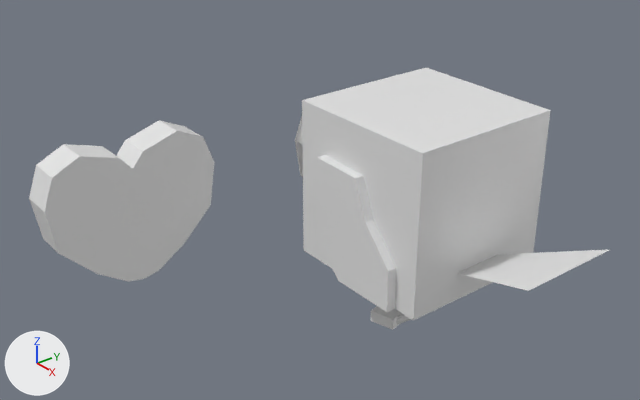
An edit to the Blender file owl-demo.blend, drawn before and after from the same camera.
One viewpoint serves both versions: a 50 mm camera at (6.81, -6.88, 5.51) aimed at (0.08, -1.58, 1.3). Arrows for +X, +Y and +Z are at lower left; the lights stay in place.

Objects in the first picture: 'Body', 'Face', 'Face.001', 'Tail', 'Wing-left', '柱体', '立方体'.
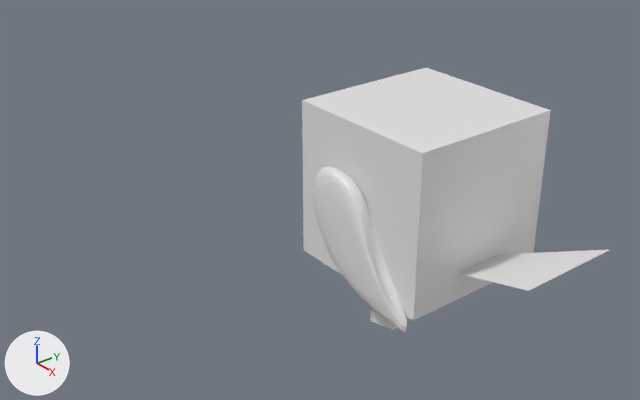
The edits, one by one:
me_cube_002 has 18 vertices, 16 faces and spans x -1.09..1.05, y -1.0..1.0, z -1.0..1.07.
me_cube_002 is used by ob_wing_left; location (0.0, -1.0, 0.704); scale (0.666, -0.12, 0.703).
Part 1, on me_cube_002:
Vertex 0 of me_cube_002 moves from (0.17, 1.0, 1.04) at pixel (355, 178) to (-0.16, 1.0, 0.98).
Vertex 1 of me_cube_002 moves from (1.04, 1.0, -0.25) at pixel (388, 271) to (0.58, 1.0, -0.58).
Vertex 2 of me_cube_002 moves from (0.17, -1.0, 1.04) to (-0.16, -1.0, 0.98).
Vertex 3 of me_cube_002 moves from (1.04, -1.0, -0.25) to (0.58, -1.0, -0.58).
Vertex 8 of me_cube_002 moves from (1.05, 1.0, -1.0) at pixel (386, 312) to (2.2, 1.0, -1.5).
Vertex 9 of me_cube_002 moves from (0.44, 1.0, 0.37) at pixel (365, 222) to (0.4, 1.0, 0.81).
Vertex 11 of me_cube_002 moves from (0.44, -1.0, 0.37) to (0.4, -1.0, 0.81).
Vertex 14 of me_cube_002 moves from (1.05, -1.0, -1.0) to (2.2, -1.0, -1.5).
Object 'Face' (ob_face) gains a SUBSURF modifier named '细分'.
Modifier setting: levels = 2.
Object 'Face.001' (ob_face_001) is deleted.
Object '柱体' (ob_柱体) gains a MIRROR modifier named '镜像'.
Modifier setting: use_axis = (False, True, False).
Modifier setting: mirror_object = ob_body.
Object '立方体' (ob_立方体) gains a MIRROR modifier named '镜像'.
Modifier setting: use_axis = (False, True, False).
Modifier setting: mirror_object = ob_body.
Object 'Wing-left' (ob_wing_left) moves from (0.0, -1.0, 0.704) to (0.001, -1.079, 0.703).
Object 'Wing-left' (ob_wing_left) gains a SUBSURF modifier named '细分'.
Modifier setting: levels = 3.
Object 'Wing-left' (ob_wing_left) gains a MIRROR modifier named '镜像'.
Modifier setting: use_axis = (False, True, False).
Modifier setting: mirror_object = ob_body.

Changed parts and their boxes [x1, y1, x2, y2] in the pictures (640 x 400 px; the box of a moved part takes in the faces that stretch with it):
'Face.001', deleted
    before: [29, 120, 214, 281]
'Wing-left', reshaped, moved, modifiers changed
    before: [309, 155, 396, 312]
    after: [313, 167, 407, 332]
'Face', modifiers changed (not visible afterwards)
    before: [295, 116, 303, 177]
part 1 of me_cube_002, moved or reshaped
    before: [317, 155, 396, 312]
    after: [321, 167, 407, 332]
